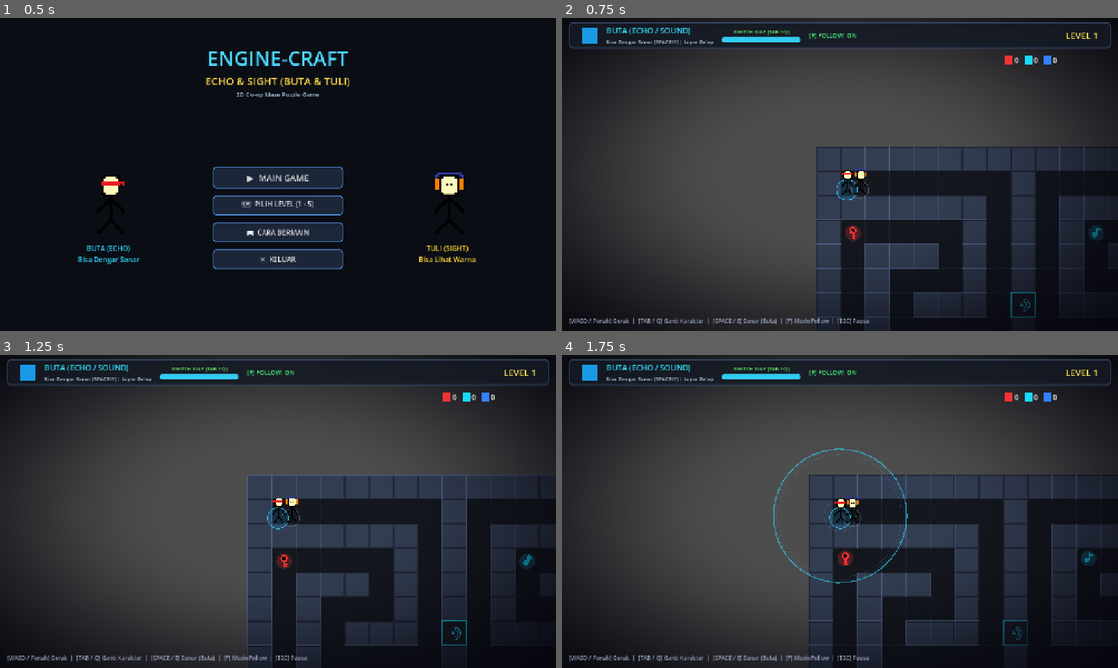
Above: before the commit, frames 1-4 (two rows, left to right).
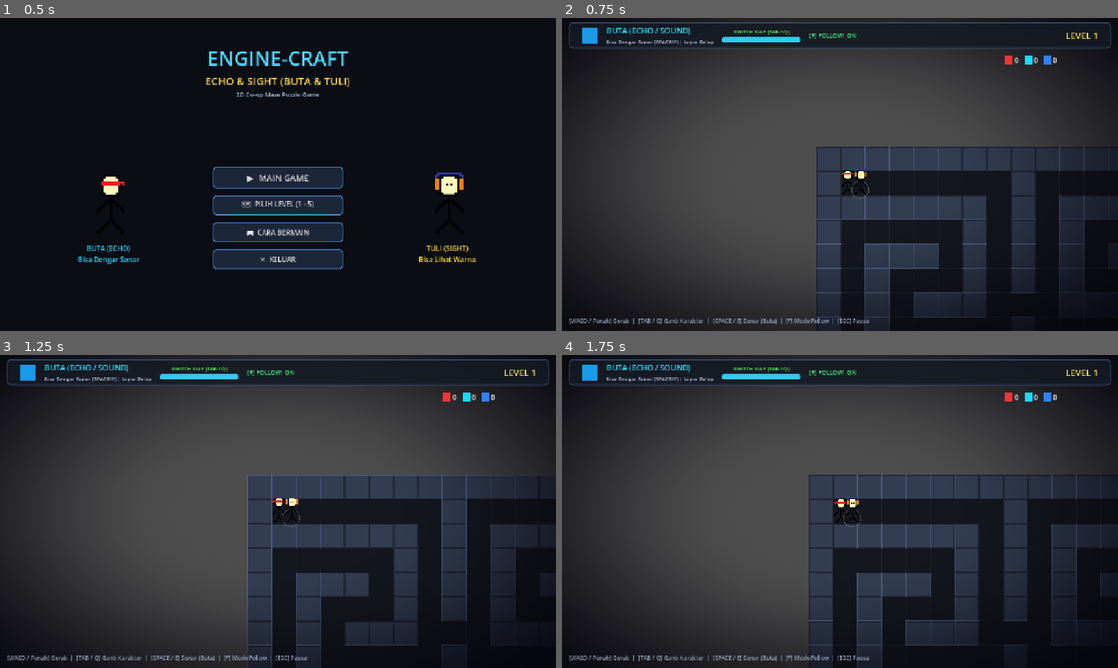
Above: after the commit, the same moments.

Repository: seanopegs/Engine-Craft
Game: Godot game, scene res://scenes/main_menu.tscn
The game is run twice, just before and just after one commit, with the same random seed, the same clock (stepped at 60 frames per second) and the same inputs.
Inputs:
- Up to frame 1 (0.5 s): no input
- Up to frame 2 (0.75 s): click "▶ MAIN GAME" at 0.5 s
- Up to frame 3 (1.25 s): no input
- Up to frame 4 (1.75 s): hold D from 1.28 s (still down); hold E from 1.28 s (still down); tap Space at 1.52 s

Frame 1 is identical in both runs. In frame 2, 0.5% of the frame differs, in the area x 49-98%, y 51-96%; in frame 3, 0.5%; in frame 4, 0.9%, in the area x 38-97%, y 29-93%.

Commit message:
coba-coba mekanik

Diff:
--- a/project.godot
+++ b/project.godot
@@ -8,11 +8,13 @@
 
 config_version=5
 
+"ï»¿config_version"=5
+
 [application]
 
 config/name="Engine-Craft: Echo & Sight"
 run/main_scene="res://scenes/main_menu.tscn"
-config/features=PackedStringArray("4.6", "Forward Plus")
+config/features=PackedStringArray("4.7", "Forward Plus")
 config/icon="res://icon.svg"
 
 [autoload]
@@ -24,10 +26,5 @@
 
 window/size/viewport_width=1280
 window/size/viewport_height=720
-window/size/resizable=true
 window/stretch/mode="canvas_items"
 window/stretch/aspect="expand"
-
-[rendering]
-
-renderer/rendering_method="forward_plus"
--- a/scripts/blind_character.gd
+++ b/scripts/blind_character.gd
@@ -21,9 +21,6 @@
 	for i in range(sonar_pulses.size() - 1, -1, -1):
 		sonar_pulses[i]["radius"] += delta * 320.0
 		sonar_pulses[i]["alpha"] -= delta * 0.75
-
-		# Illuminate traps / objects in radius
-		_illuminate_nearby(sonar_pulses[i]["radius"])
 
 		if sonar_pulses[i]["alpha"] <= 0 or sonar_pulses[i]["radius"] > 450.0:
 			sonar_pulses.remove_at(i)
@@ -55,25 +52,5 @@
 	return is_currently_pulsing
 
 func _illuminate_nearby(current_radius: float) -> void:
-	var traps = get_tree().get_nodes_in_group("hazards")
-	for t in traps:
-		if global_position.distance_to(t.global_position) <= current_radius + 40.0:
-			if t.has_method("illuminate_by_sonar"):
-				t.illuminate_by_sonar()
-
-func _draw() -> void:
-	# Active indicator aura
-	if is_active_character:
-		draw_arc(Vector2(0, 15), 24.0, 0, TAU, 32, Color(0.2, 0.85, 1.0, 0.7), 2.0)
-		draw_circle(Vector2(0, 15), 24.0, Color(0.1, 0.7, 1.0, 0.15))
-
-		# Draw Sonar Waves expanding from player
-		for p in sonar_pulses:
-			var col = Color(0.2, 0.85, 1.0, p["alpha"] * 0.8) if p["strong"] else Color(0.4, 0.9, 1.0, p["alpha"] * 0.4)
-			var width = 3.0 if p["strong"] else 1.5
-			draw_arc(Vector2(0, 10), p["radius"], 0, TAU, 36, col, width)
-			# Outer faint ring
-			if p["strong"]:
-				draw_arc(Vector2(0, 10), p["radius"] * 0.92, 0, TAU, 36, Color(col.r, col.g, col.b, col.a * 0.3), 1.0)
-	else:
-		draw_arc(Vector2(0, 15), 20.0, 0, TAU, 24, Color(0.6, 0.6, 0.6, 0.4), 1.5)
+	# Blind character's sonar is audio-only. Objects remain visually hidden.
+	pass
--- a/scripts/deaf_character.gd
+++ b/scripts/deaf_character.gd
@@ -1,7 +1,7 @@
 extends CharacterBase
 class_name DeafCharacter
 
-# Deaf Character (Shiro): Full sight, sees all visual traps, color doors
+# Deaf Character (Shiro): Sees objects, but cannot see entities such as monsters.
 # Cannot hear audio/sonar cues
 
 func _ready() -> void:
--- a/scripts/monster.gd
+++ b/scripts/monster.gd
@@ -116,7 +116,12 @@
 		game_mgr.player_died("Tertangkap oleh Monster Pemburu!")
 
 func _draw() -> void:
-	var is_blind_view = (AudioManager and not AudioManager.is_deaf_mode)
+	# Deaf character cannot visually see entities (the monster).
+	# Blind character can see entities normally.
+	if AudioManager and AudioManager.is_deaf_mode:
+		return
+
+	var is_blind_view = true
 
 	# Draw sound ripples (Visible to Blind / Sound user)
 	if is_blind_view:
--- a/scripts/objects/door.gd
+++ b/scripts/objects/door.gd
@@ -32,6 +32,10 @@
 	queue_redraw()
 
 func _draw() -> void:
+	# Objects are visible only to the Deaf character.
+	# Blind character cannot visually see objects.
+	if AudioManager and not AudioManager.is_deaf_mode:
+		return
 	if is_open:
 		# Draw faint open threshold
 		var base_col = door_colors[door_type]
--- a/scripts/objects/exit_portal.gd
+++ b/scripts/objects/exit_portal.gd
@@ -12,6 +12,10 @@
 	queue_redraw()
 
 func _draw() -> void:
+	# Objects are visible only to the Deaf character.
+	# Blind character cannot visually see objects.
+	if AudioManager and not AudioManager.is_deaf_mode:
+		return
 	var pulse = (sin(spin_timer * 2.0) + 1.0) * 0.2 + 0.8
 	var portal_col = Color(0.2, 0.95, 0.5, 0.8 * pulse)
 
--- a/scripts/objects/key_item.gd
+++ b/scripts/objects/key_item.gd
@@ -45,6 +45,10 @@
 	queue_redraw()
 
 func _draw() -> void:
+	# Objects are visible only to the Deaf character.
+	# Blind character cannot visually see objects.
+	if AudioManager and not AudioManager.is_deaf_mode:
+		return
 	var col = key_colors[key_type]
 	var offset_y = sin(hover_timer) * 4.0
 
--- a/scripts/objects/laser_trap.gd
+++ b/scripts/objects/laser_trap.gd
@@ -20,6 +20,10 @@
 	sonar_visibility = 1.0
 
 func _draw() -> void:
+	# Objects are visible only to the Deaf character.
+	# Blind character cannot visually see objects.
+	if AudioManager and not AudioManager.is_deaf_mode:
+		return
 	var alpha: float = 0.9
 	if AudioManager and not AudioManager.is_deaf_mode:
 		# If in blind mode, only visible through sonar illumination
--- a/scripts/objects/pressure_plate.gd
+++ b/scripts/objects/pressure_plate.gd
@@ -12,6 +12,10 @@
 	body_exited.connect(_on_body_exited)
 
 func _draw() -> void:
+	# Objects are visible only to the Deaf character.
+	# Blind character cannot visually see objects.
+	if AudioManager and not AudioManager.is_deaf_mode:
+		return
 	var bg_col = Color(0.2, 0.2, 0.25, 1.0)
 	var plate_col = Color(0.3, 0.8, 0.3, 1.0) if is_pressed else Color(0.85, 0.7, 0.2, 1.0)
 	var size = 44.0 if not is_pressed else 40.0
Not shown, added: scripts/audio_synth.gd.uid
Not shown, added: scripts/blind_character.gd.uid
Not shown, added: scripts/character_base.gd.uid
Not shown, added: scripts/deaf_character.gd.uid
Not shown, added: scripts/game_manager.gd.uid
Not shown, added: scripts/game_over_popup.gd.uid
Not shown, added: scripts/global.gd.uid
Not shown, added: scripts/how_to_play.gd.uid
Not shown, added: scripts/hud.gd.uid
Not shown, added: scripts/level_loader.gd.uid
Not shown, added: scripts/level_select.gd.uid
Not shown, added: scripts/main_menu.gd.uid
(and 7 more such lines)
